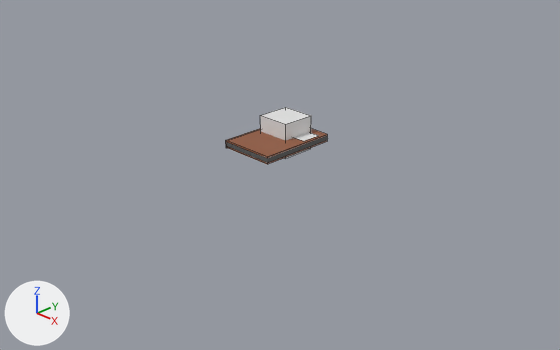
An edit to the Blender file Resource/Clear.blend, drawn before and after from the same camera.
Camera for both pictures: a 50 mm camera at (12.59, -12.03, 6.8) aimed at (0.45, -0.13, -0.83). Every picture has the same lights, and +X, +Y and +Z are marked at lower left. Mesh edges are drawn as thin lines. The same objects are shown in both versions, whatever each file hides.

Names of what the first picture shows: '平面', '立方体', '立方体.001', '立方体.002', '立方体.003', '立方体.004', '立方体.005', '立方体.006', '立方体.007', '立方体.008', '立方体.009', '立方体.010'.
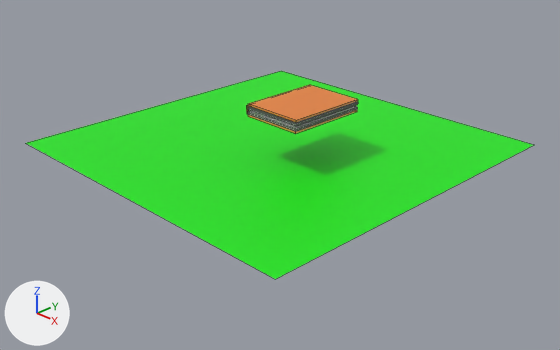
Where the newer file only moved an object's origin or applied its transform, the numbers keep the older frame.

Boxes (x1, y1, x2, y2) around the edits, measured in the pictures (560 x 350 px):
'平面', reshaped, moved, rescaled
    before: (294, 132, 318, 141)
    after: (26, 71, 533, 279)
'立方体.002', mesh rescaled
    before: (225, 128, 261, 148)
    after: (248, 85, 358, 122)
'立方体.001', recoloured, mesh rescaled
    before: (227, 129, 327, 158)
    after: (248, 110, 357, 134)
'立方体.010', mesh rescaled
    before: (260, 107, 311, 158)
    after: (248, 106, 357, 129)
'立方体', moved, turned, rescaled
    before: (227, 140, 327, 164)
    after: (246, 105, 251, 114)
'立方体.004', mesh rescaled (10% wider)
    before: (227, 138, 326, 161)
    after: (248, 102, 357, 124)
'立方体.003', mesh rescaled (9% wider)
    before: (228, 138, 327, 161)
    after: (250, 102, 358, 125)
'立方体.009', mesh rescaled (10% wider)
    before: (228, 136, 327, 159)
    after: (248, 109, 357, 131)
'立方体.006', mesh rescaled (10% wider)
    before: (227, 137, 326, 160)
    after: (248, 104, 357, 126)
'立方体.007', mesh rescaled (11% wider)
    before: (228, 139, 327, 162)
    after: (248, 107, 358, 130)
'立方体.008', mesh rescaled (10% wider)
    before: (227, 139, 326, 162)
    after: (248, 108, 357, 131)
'立方体.005', mesh rescaled (9% wider)
    before: (228, 137, 327, 160)
    after: (248, 104, 356, 126)
part 11 of me_平面_001, cut back
    before: (294, 132, 318, 141)
part 12 of me_平面_001, recoloured (green)
    after: (26, 71, 533, 279)

The change, as a list of edits to the scene's bpy script:
```text
Change me_立方体_004:
    where me_立方体_004.from_pydata(...)  # 8 vertices, 6 faces; spans x -1.0..1.0, y -1.0..1.0, z -1.0..1.0
    used by ob_立方体_001; location = (0.24, 0.0, 0.03); rotation_euler = (0.0, 3.142, 0.0), in degrees (0, 180, 0); scale = (0.688, 1.0, 0.0215)
    remove me_立方体_004.materials.append(mat_マテリアル)  # brown #915739
    me_立方体_004 part 1: the whole mesh is scaled about its middle by (-1.09, 1, -1.16), then moved by (-1.2, 0.0, -39.31)
    add me_立方体_004.materials.append(mat_マテリアル_006)  # orange #e7843c
Change me_立方体_005:
    where me_立方体_005.from_pydata(...)  # 8 vertices, 6 faces; spans x -1.0..1.0, y -1.0..1.0, z -1.0..1.0
    used by ob_立方体_002; location = (-0.47, 0.0, -0.05); rotation_euler = (0.0, 3.142, 0.0), in degrees (0, 180, 0); scale = (0.0241, 1.0, 0.0939)
    me_立方体_005 part 2: the whole mesh is scaled about its middle by (31.1, 0.997, 0.266), then moved by (-63.76, 0.0, -12.44)
Change me_立方体_006:
    where me_立方体_006.from_pydata(...)  # 8 vertices, 6 faces; spans x -1.0..1.0, y -1.0..1.0, z -1.0..1.0
    used by ob_立方体_003; location = (0.24, 0.0, -0.06); rotation_euler = (0.0, 3.142, 0.0), in degrees (0, 180, 0); scale = (0.688, 1.0, 0.00658)
    me_立方体_006 part 3: the whole mesh is scaled about its middle by (1.09, 1, 1.31), then moved by (-1.23, 0.0, -169.42)
Change me_立方体_007:
    where me_立方体_007.from_pydata(...)  # 8 vertices, 6 faces; spans x -1.0..1.0, y -1.0..1.0, z -1.0..1.0
    used by ob_立方体_004; location = (0.24, 0.0, -0.05); rotation_euler = (0.0, 3.142, 0.0), in degrees (0, 180, 0); scale = (0.688, 1.0, 0.00658)
    me_立方体_007 part 4: the whole mesh is scaled about its middle by (1.09, 1, 1.31), then moved by (-1.2, 0.0, -170.28)
Change me_立方体_008:
    where me_立方体_008.from_pydata(...)  # 8 vertices, 6 faces; spans x -1.0..1.0, y -1.0..1.0, z -1.0..1.0
    used by ob_立方体_005; location = (0.24, 0.0, -0.03); rotation_euler = (0.0, 3.142, 0.0), in degrees (0, 180, 0); scale = (0.688, 1.0, 0.00658)
    me_立方体_008 part 5: the whole mesh is scaled about its middle by (1.09, 1, 1.31), then moved by (-1.2, 0.0, -162.12)
Change me_立方体_009:
    where me_立方体_009.from_pydata(...)  # 8 vertices, 6 faces; spans x -1.0..1.0, y -1.0..1.0, z -1.0..1.0
    used by ob_立方体_006; location = (0.24, 0.0, -0.02); rotation_euler = (0.0, 3.142, 0.0), in degrees (0, 180, 0); scale = (0.688, 1.0, 0.00658)
    me_立方体_009 part 6: the whole mesh is scaled about its middle by (1.09, 1, 1.31), then moved by (-1.2, 0.0, -157.73)
Change me_立方体_010:
    where me_立方体_010.from_pydata(...)  # 8 vertices, 6 faces; spans x -1.0..1.0, y -1.0..1.0, z -1.0..1.0
    used by ob_立方体_007; location = (0.24, 0.0, -0.09); rotation_euler = (0.0, 3.142, 0.0), in degrees (0, 180, 0); scale = (0.688, 1.0, 0.00658)
    me_立方体_010 part 7: the whole mesh is scaled about its middle by (-1.09, 1, -1.21), then moved by (-1.21, 0.0, -156.06)
Change me_立方体_011:
    where me_立方体_011.from_pydata(...)  # 8 vertices, 6 faces; spans x -1.0..1.0, y -1.0..1.0, z -1.0..1.0
    used by ob_立方体_008; location = (0.24, 0.0, -0.07); rotation_euler = (0.0, 3.142, 0.0), in degrees (0, 180, 0); scale = (0.688, 1.0, 0.00658)
    me_立方体_011 part 8: the whole mesh is scaled about its middle by (-1.09, 1, -1.21), then moved by (-1.2, 0.0, -151.17)
Change me_立方体_012:
    where me_立方体_012.from_pydata(...)  # 8 vertices, 6 faces; spans x -1.0..1.0, y -1.0..1.0, z -1.0..1.0
    used by ob_立方体_009; location = (0.24, 0.0, 0.0); rotation_euler = (0.0, 3.142, 0.0), in degrees (0, 180, 0); scale = (0.688, 1.0, 0.00658)
    me_立方体_012 part 9: the whole mesh is scaled about its middle by (-1.09, 1, -1.21), then moved by (-1.2, 0.0, -137.85)
Change me_平面_001:
    used by ob_平面; location = (0.24, 0.52, 0.05); scale = (0.606, 0.254, 0.792)
    verts and faces of me_平面_001; kept vertices keep their numbers, new ones are numbered from 8
    remove me_平面_001.from_pydata(...)  # 8 vertices, 6 faces; spans x -1.0..1.0, y -1.0..1.0, z 0.0
    add me_平面_001.from_pydata(...)  # 4 vertices, 1 face; spans x -1.0..1.0, y -1.0..1.0, z 0.0
    me_平面_001 part 11
    add delete_vertices([*range(4, 8)])  # with the faces that use them
    add delete_faces([(0, 2, 3, 1)])
    add faces += [(0, 1, 3, 2)]
    me_平面_001 part 12: 1 face spanning x -1.0..1.0, y -1.0..1.0, z 0.0 switches from no material to mat_マテリアル_010 (green #0be700)
    add me_平面_001.materials.append(mat_マテリアル_010)  # green #0be700
Change me_立方体:
    where me_立方体.from_pydata(...)  # 8 vertices, 6 faces; spans x -1.0..1.0, y -1.0..1.0, z -1.0..1.0
    used by ob_立方体_010; location = (0.1, 0.41, 0.03); scale = (0.431, 0.431, 0.431)
    me_立方体 part 10: the whole mesh is scaled about its middle by (1.74, 2.32, 0.0185), then moved by (2.25, -0.96, 2.16)
Change ob_立方体:
    ob_立方体.location: (0.24, 0.0, -0.12) -> (0.29, 0.0, 1.0)
    ob_立方体.rotation_euler: (0.0, 3.142, 0.0) -> (0.0, 1.571, 0.0)  # degrees (0, 180, 0) -> degrees (0, 90, 0)
    ob_立方体.scale: (0.688, 1.0, 0.0215) -> (0.1, 1.0, 0.025)
Change ob_平面:
    ob_平面.location: (0.24, 0.52, 0.05) -> (0.05, 0.24, -0.24)
    ob_平面.scale: (0.606, 0.254, 0.792) -> (4.37, 4.37, 4.37)
```
